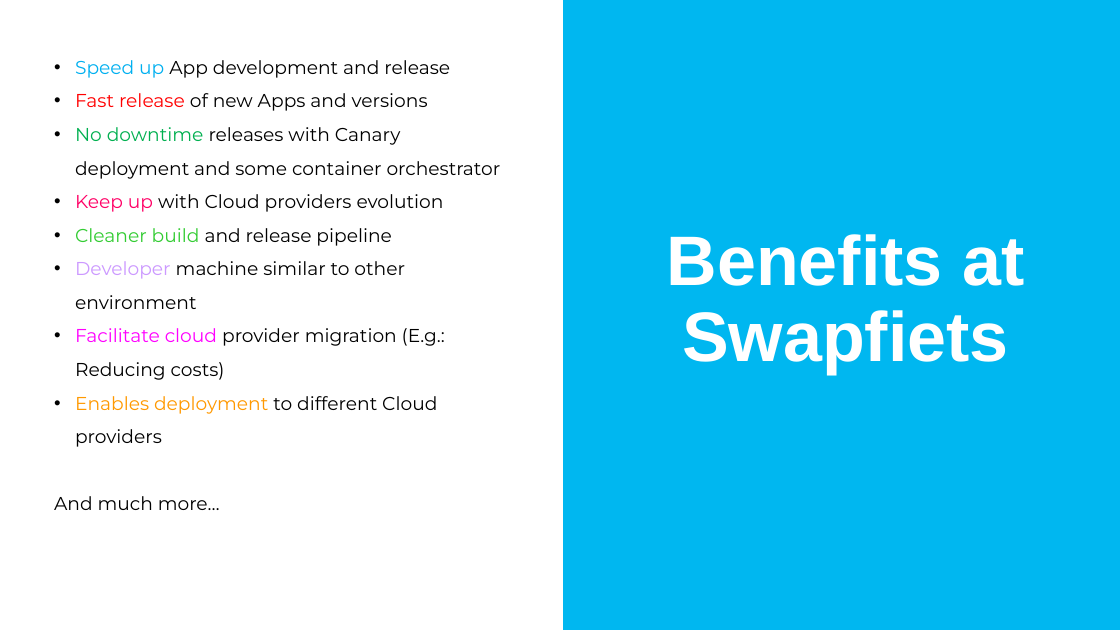
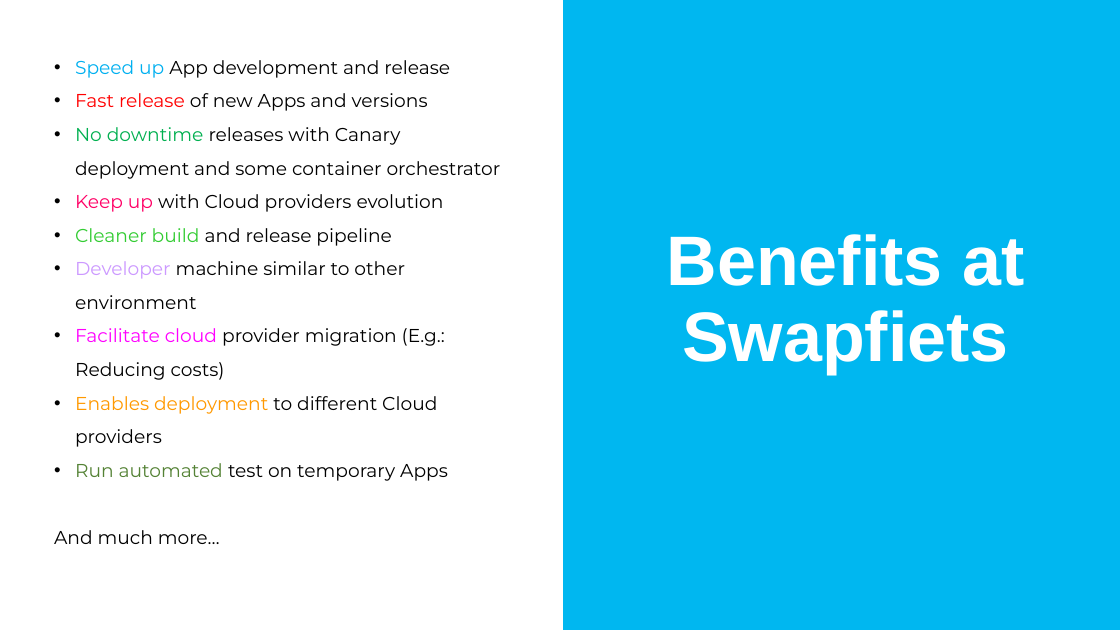
Before and after one commit to alexz76/Swapfiets.Docker, a slide deck: slide 8 of Docker - Swapfiets Training.pptx. Drawn at 1120x630 pixels with LibreOffice and Linux fonts; fonts in the diff are those of the drawing. Boxes give left, top, right and bottom in pixels: in the first picture for what was removed or moved away, otherwise in the second. Text is boxed around its words. In the diff, an @@ line names an element or a change of style, - is before the commit and + after.

Commit message:
Updating presentation

```diff
--- a/Docker - Swapfiets Training.pptx
+++ b/Docker - Swapfiets Training.pptx
@@ text at <box>75,463,448,481</box>: paragraph added @@
+• Run automated test on temporary Apps
```
